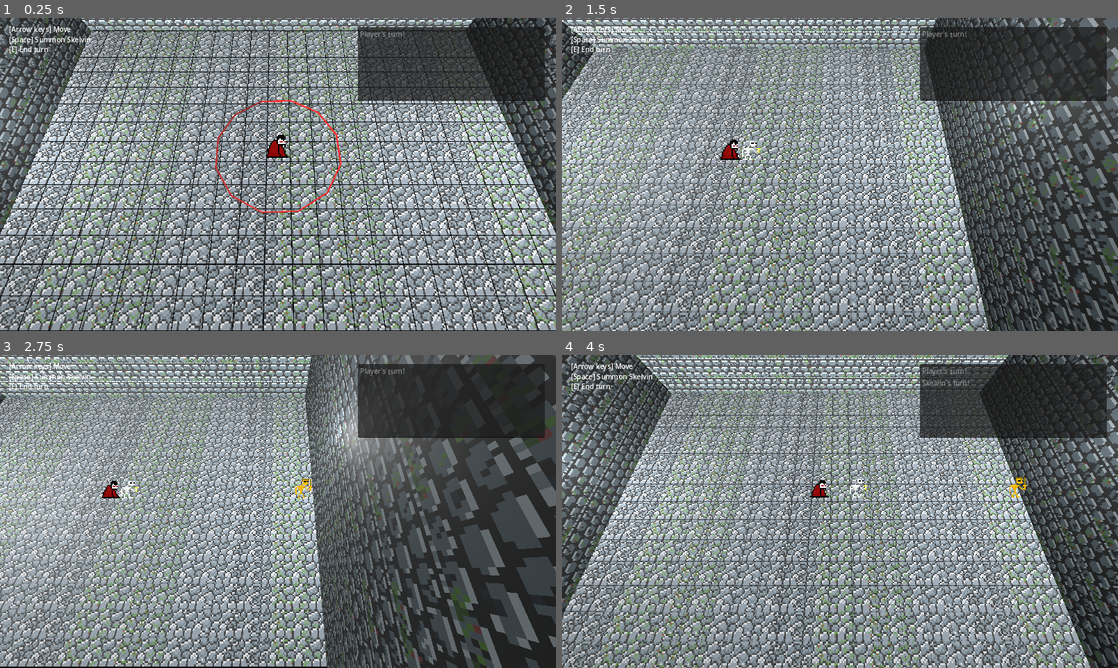
Above: before the commit, frames 1-4 (two rows, left to right).
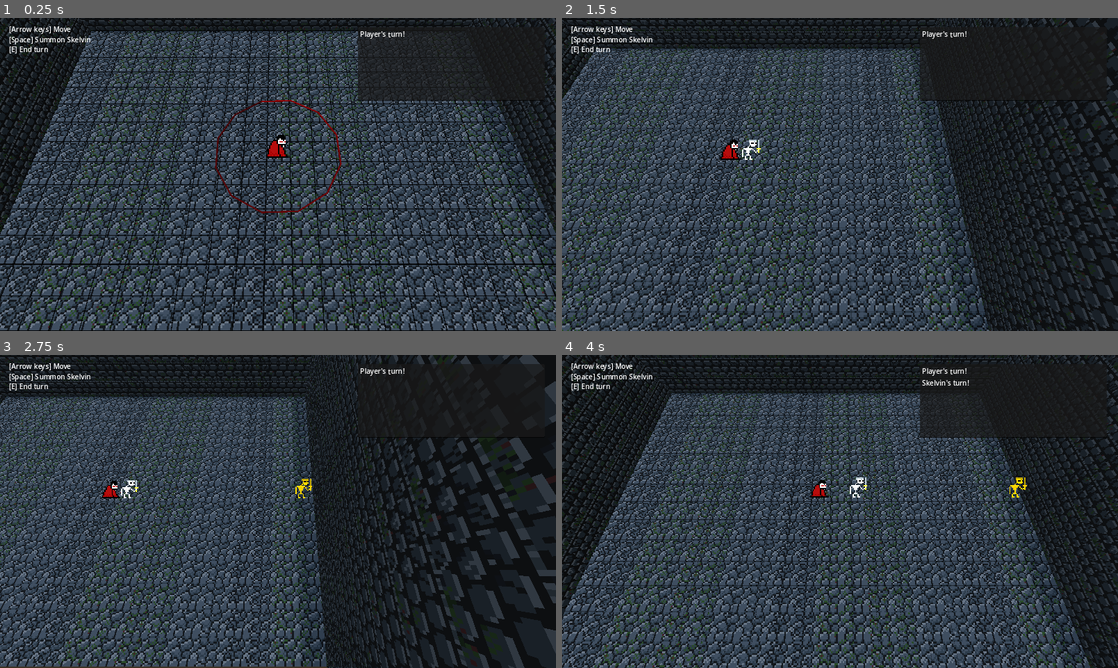
Above: after the commit, the same moments.

Repository: FlamingRat/ldjam55
Game: Godot game, scene res://levels/overworld.tscn
Two runs of this game, one before a commit and one after it. Both use one fixed random seed, a clock stepped at 60 frames per second and the inputs below.
Inputs:
- Up to frame 1 (0.25 s): no input
- Up to frame 2 (1.5 s): tap Enter (ui_accept) at 0.5, 0.77 s; hold Right (ui_right) 0.53-1.28 s; tap E (end_turn) at 0.6, 1.35 s; hold Down (ui_down) from 1.28 s (still down)
- Up to frame 3 (2.75 s): tap Enter (ui_accept) at 1.52 s; release Down (ui_down) at 2.03 s; hold Right (ui_right) from 2.03 s (still down); tap E (end_turn) at 2.1 s
- Up to frame 4 (4 s): release Right (ui_right) at 2.78 s; hold Up (ui_up) 2.78-3.53 s; tap E (end_turn) at 2.85, 3.6 s; tap Enter (ui_accept) at 3.02, 3.77 s; hold Left (ui_left) from 3.53 s (still down)

The runs differ from the first frame. In frame 1, 89% of the frame differs, in the area x 0-100%, y 0-100%; in frame 2, 89%; in frame 3, 85%; in frame 4, 90%.

Commit message:
Update environment and lighting

Diff:
--- a/levels/overworld.tscn
+++ b/levels/overworld.tscn
@@ -9,6 +9,19 @@
 [ext_resource type="Script" path="res://ui/log.gd" id="6_c8um8"]
 [ext_resource type="Texture2D" uid="uid://c4hnbbj2m6iaj" path="res://ui/vamper_walls.png" id="9_5nfgd"]
 [ext_resource type="Texture2D" uid="uid://kt057pvlb8b2" path="res://ui/vamper-tiles.png" id="9_p8bsw"]
+
+[sub_resource type="ProceduralSkyMaterial" id="ProceduralSkyMaterial_c5vxg"]
+sky_horizon_color = Color(0.64625, 0.65575, 0.67075, 1)
+ground_horizon_color = Color(0.64625, 0.65575, 0.67075, 1)
+
+[sub_resource type="Sky" id="Sky_dv2l5"]
+sky_material = SubResource("ProceduralSkyMaterial_c5vxg")
+
+[sub_resource type="Environment" id="Environment_o5dg7"]
+background_mode = 2
+sky = SubResource("Sky_dv2l5")
+tonemap_mode = 2
+volumetric_fog_enabled = true
 
 [sub_resource type="Animation" id="Animation_1tngm"]
 resource_name = "new_animation"
@@ -47,17 +60,6 @@
 "new_animation": SubResource("Animation_1tngm")
 }
 
-[sub_resource type="ProceduralSkyMaterial" id="ProceduralSkyMaterial_i1tj0"]
-sky_top_color = Color(1, 1, 1, 1)
-
-[sub_resource type="Sky" id="Sky_yolmc"]
-sky_material = SubResource("ProceduralSkyMaterial_i1tj0")
-
-[sub_resource type="Environment" id="Environment_knx1d"]
-background_mode = 1
-sky = SubResource("Sky_yolmc")
-ambient_light_source = 3
-
 [sub_resource type="FastNoiseLite" id="FastNoiseLite_7smoa"]
 offset = Vector3(0.5, 0.5, 0.5)
 fractal_gain = 0.75
@@ -109,10 +111,18 @@
 material = SubResource("StandardMaterial3D_hqs35")
 size = Vector3(21, 10, 1)
 
+[sub_resource type="FastNoiseLite" id="FastNoiseLite_2er3p"]
+
+[sub_resource type="NoiseTexture2D" id="NoiseTexture2D_j6qgg"]
+noise = SubResource("FastNoiseLite_2er3p")
+
 [sub_resource type="StandardMaterial3D" id="StandardMaterial3D_8u3rw"]
 albedo_texture = ExtResource("9_5nfgd")
 albedo_texture_force_srgb = true
-uv1_scale = Vector3(0.12, 1, 0.12)
+emission = Color(0.196078, 0.196078, 0.196078, 1)
+backlight = Color(1, 1, 1, 1)
+backlight_texture = SubResource("NoiseTexture2D_j6qgg")
+uv1_scale = Vector3(0.12, 1.18, 0.18)
 uv1_triplanar = true
 uv1_world_triplanar = true
 texture_filter = 0
@@ -122,6 +132,17 @@
 size = Vector3(1, 10, 15)
 
 [node name="Overworld" type="Node3D"]
+
+[node name="WorldEnvironment" type="WorldEnvironment" parent="."]
+environment = SubResource("Environment_o5dg7")
+
+[node name="DirectionalLight3D" type="DirectionalLight3D" parent="."]
+transform = Transform3D(0.192522, 0.975737, 0.104276, 0, -0.106264, 0.994338, 0.981293, -0.191432, -0.0204582, 0, 0, 0)
+light_energy = 0.154
+shadow_enabled = true
+shadow_opacity = 0.65
+shadow_blur = 6.0
+directional_shadow_split_3 = 1.0
 
 [node name="Grid" type="Sprite3D" parent="."]
 pixel_size = 0.0313
@@ -143,9 +164,6 @@
 [node name="Camera3D" type="Camera3D" parent="."]
 transform = Transform3D(1, -6.76539e-16, 1.19292e-16, 1.19292e-16, 0.34202, 0.939692, -6.76539e-16, -0.939692, 0.34202, 2.08165e-12, 8, 4)
 script = ExtResource("3_mka4u")
-
-[node name="WorldEnvironment" type="WorldEnvironment" parent="."]
-environment = SubResource("Environment_knx1d")
 
 [node name="Spawner" type="Node3D" parent="."]
 transform = Transform3D(1, 0, 0, 0, 1, 0, 0, 0, 1, 10, 0, 0)
@@ -168,6 +186,7 @@
 offset_bottom = -529.0
 grow_horizontal = 2
 grow_vertical = 2
+theme_override_colors/font_readonly_color = Color(1, 1, 1, 1)
 editable = false
 wrap_mode = 1
 script = ExtResource("6_c8um8")
@@ -194,7 +213,8 @@
 
 [node name="OmniLight3D" type="OmniLight3D" parent="."]
 transform = Transform3D(1, 0, 0, 0, 1, 0, 0, 0, 1, -9.93694, 2.69747, 0)
-light_energy = 9.657
+visible = false
+light_energy = 5.734
 light_indirect_energy = 6.688
 omni_range = 21.89
 omni_attenuation = 0.0647041
@@ -204,8 +224,9 @@
 mesh = SubResource("BoxMesh_1s0rp")
 
 [node name="OmniLight3D2" type="OmniLight3D" parent="."]
-transform = Transform3D(1, 0, 0, 0, 1, 0, 0, 0, 1, 10.2224, 4.14493, 0)
-light_energy = 9.657
+transform = Transform3D(1, 0, 0, 0, 1, 0, 0, 0, 1, 9.27945, 4.14493, 0)
+visible = false
+light_energy = 5.657
 light_indirect_energy = 6.688
 omni_range = 21.89
 omni_attenuation = 0.0647041
Not shown: 1 places in levels/overworld.tscn that only renumber resources
